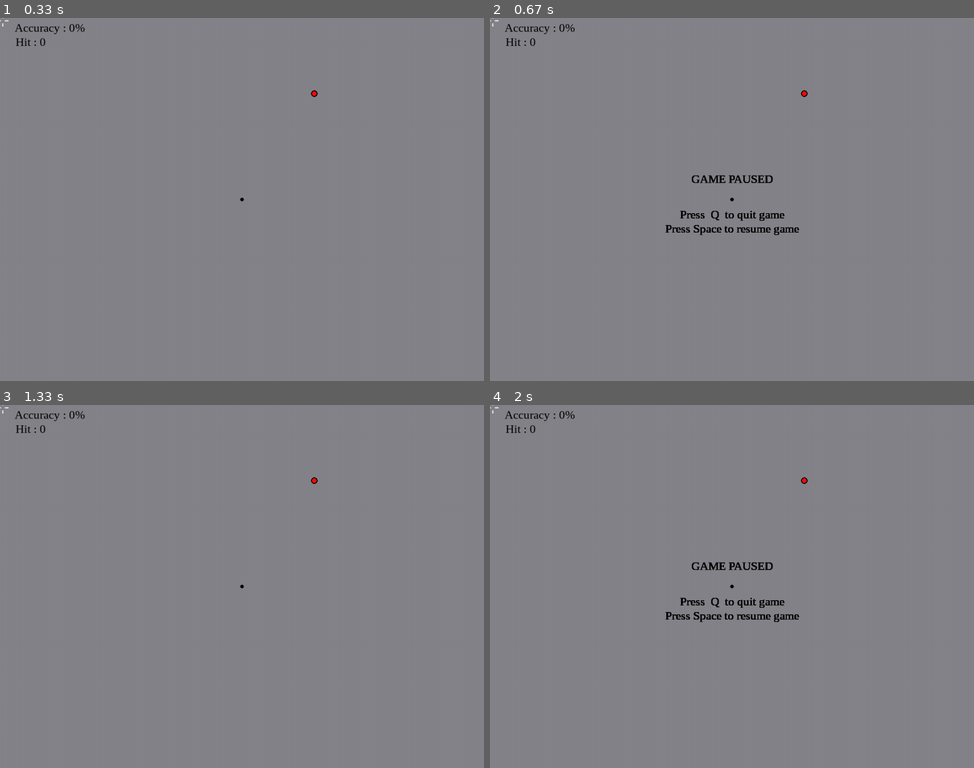
Above: before the commit, frames 1-4 (two rows, left to right).
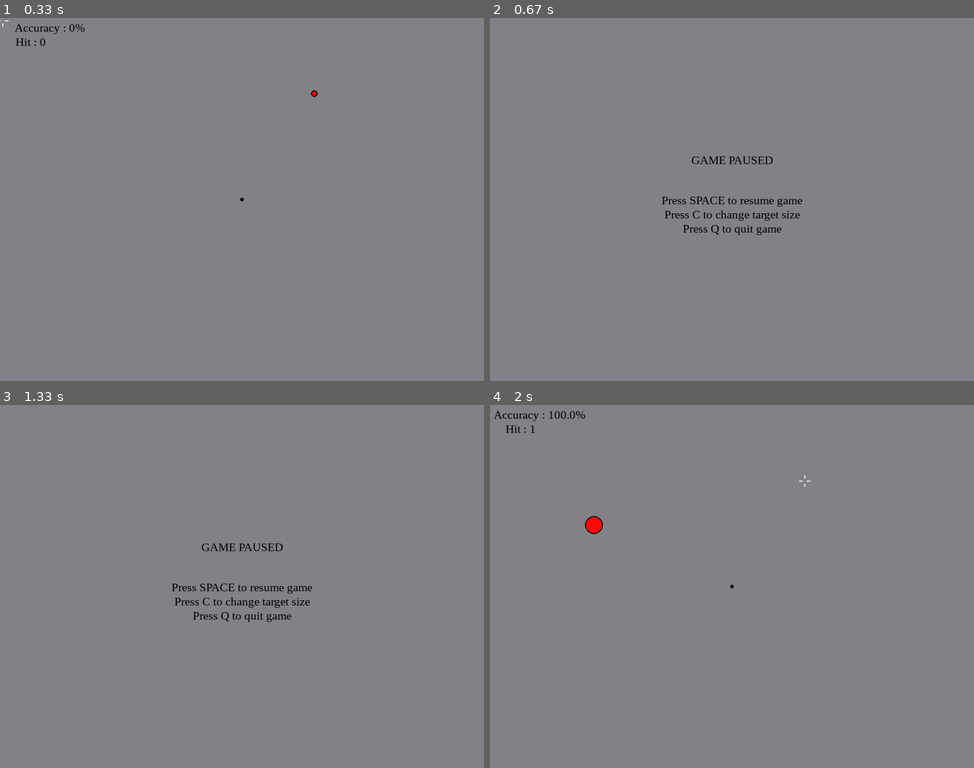
Above: after the commit, the same moments.

Repository: keiton-lab/aim_trainer_pygame
Game: pygame game, started from aim_trainer.py
Same seed, same stepped clock (60 frames per second), same inputs: the game is played once before the commit and once after it.
Inputs (mouse positions are in pixels of both pictures, inside the frame that each line leads up to):
- Up to frame 1 (0.33 s): no input
- Up to frame 2 (0.67 s): tap Space at 0.33 s
- Up to frame 3 (1.33 s): hold C 0.67-1.13 s; tap Space at 0.73, 1.03, 1.23 s; hold R from 1.17 s (still down)
- Up to frame 4 (2 s): tap Space at 1.53 s; release R at 1.63 s; click (804, 481) at 1.72 s

Frame 1 is identical in both runs. In frame 2, 1.4% of the frame differs, in the area x 0-66%, y 0-60%; in frame 3, 1.0%; in frame 4, 1.1%.

Commit message:
add change crosshair_size function

Diff:
--- a/aim_trainer.py
+++ b/aim_trainer.py
@@ -14,22 +14,35 @@
 # hide window cursor when in game
 pygame.mouse.set_visible(False)
 # score board text font
-font = pygame.font.SysFont('Times', 25)
+font = pygame.font.SysFont("times", 25)
 
 
 class TARGET:
     def __init__(self):
-        self.re_generate_target()
+        self.re_generate_position()
+        self.crosshair_size = 1
+
+    def make_reference_center(self):
+        # center of the window as reference point
+        pygame.draw.circle(screen, (0, 0, 0), (width / 2, height / 2), 4)
 
     def make_target(self):
-        # center of the window as reference point
-        pygame.draw.circle(screen, (0, 0, 0), (width/2, height/2), 4)
-        # outline of the red dot
-        pygame.draw.circle(screen, (0, 0, 0), (self.x, self.y), 7, 2)
-        # center of the red dot
-        pygame.draw.circle(screen, (255, 10, 10), (self.x, self.y), 5)
-
-    def re_generate_target(self):
+        if self.crosshair_size == 1:
+            # outline of the red dot
+            pygame.draw.circle(screen, (0, 0, 0), (self.x, self.y), 7, 2)
+            # center of the red dot
+            pygame.draw.circle(screen, (255, 10, 10), (self.x, self.y), 5)
+        elif self.crosshair_size == 2:
+            pygame.draw.circle(screen, (0, 0, 0), (self.x, self.y), 13, 2)
+            pygame.draw.circle(screen, (255, 10, 10), (self.x, self.y), 11)
+        elif self.crosshair_size == 3:
+            pygame.draw.circle(screen, (0, 0, 0), (self.x, self.y), 19, 2)
+            pygame.draw.circle(screen, (255, 10, 10), (self.x, self.y), 17)
+        else:
+            pygame.draw.circle(screen, (0, 0, 0), (self.x, self.y), 7, 2)
+            pygame.draw.circle(screen, (255, 10, 10), (self.x, self.y), 5)
+
+    def re_generate_position(self):
         # random pick the location when hitting the target or after certain time frame
         self.x = random.randint(30, width - 50)
         self.y = random.randint(55, height - 10)
@@ -69,7 +82,7 @@
         x_t, y_t = target.pos
         # setting the hit-box, which is around 6 pixels within the target
         if x_t - 3 <= x <= x_t + 3 and y_t - 3 <= y <= y_t + 3:
-            target.re_generate_target()
+            target.re_generate_position()
             self.hit += 1
 
     def score_board(self):
@@ -94,6 +107,7 @@
         # adding a paused function into the game
         paused = True
         while paused:
+            screen.fill((133, 132, 138))
             # capturing all the event during paused
             for event in pygame.event.get():
                 if event.type == pygame.QUIT:
@@ -102,22 +116,76 @@
                 if event.type == pygame.KEYDOWN:
                     if event.key == pygame.K_SPACE:
                         paused = False
-                    elif event.key == pygame.K_q:
+                    if event.key == pygame.K_q:
                         pygame.quit()
                         exit()
+                    if event.key == pygame.K_c:
+                        paused = False
+                        self.crosshair_change_menu()
+
             # during paused, display information on the screen to guide player
-
             text_1 = "GAME PAUSED"
-            text_2 = "Press  Q  to quit game"
-            text_3 = "Press Space to resume game"
+            text_2 = "Press SPACE to resume game"
+            text_3 = "Press C to change target size"
+            text_4 = "Press Q to quit game"
 
             text_surf_1 = font.render(text_1, True, (0, 0, 0))
             text_surf_2 = font.render(text_2, True, (0, 0, 0))
             text_surf_3 = font.render(text_3, True, (0, 0, 0))
-
-            text_rect_1 = text_surf_1.get_rect(center=(512, 340))
-            text_rect_2 = text_surf_2.get_rect(center=(512, 415))
-            text_rect_3 = text_surf_3.get_rect(center=(512, 445))
+            text_surf_4 = font.render(text_4, True, (0, 0, 0))
+
+            text_rect_1 = text_surf_1.get_rect(center=(512, 300))
+            text_rect_2 = text_surf_2.get_rect(center=(512, 385))
+            text_rect_3 = text_surf_3.get_rect(center=(512, 415))
+            text_rect_4 = text_surf_4.get_rect(center=(512, 445))
+
+            screen.blit(text_surf_1, text_rect_1)
+            screen.blit(text_surf_2, text_rect_2)
+            screen.blit(text_surf_3, text_rect_3)
+            screen.blit(text_surf_4, text_rect_4)
+
+            pygame.display.update()
+            clock.tick(30)
+
+    def crosshair_change_menu(self):
+        paused = True
+        while paused:
+            screen.fill((255, 255, 255))
+            # capturing all the event during paused
+            for event in pygame.event.get():
+                if event.type == pygame.QUIT:
+                    pygame.quit()
+                    exit()
+                if event.type == pygame.KEYDOWN:
+                    if event.key == pygame.K_w:
+                        target.crosshair_size = 1
+                        paused = False
+                    if event.key == pygame.K_e:
+                        target.crosshair_size = 2
+                        paused = False
+                    if event.key == pygame.K_r:
+                        target.crosshair_size = 3
+                        paused = False
+
+            text_1 = "Press W for small size target"
+            pygame.draw.circle(screen, (255, 10, 10), (695, 300), 5)
+            pygame.draw.circle(screen, (0, 0, 0), (695, 300), 7, 2)
+
+            text_2 = "Press E for medium size target"
+            pygame.draw.circle(screen, (255, 10, 10), (695, 355), 11)
+            pygame.draw.circle(screen, (0, 0, 0), (695, 355), 13, 2)
+
+            text_3 = "Press R for large size target"
+            pygame.draw.circle(screen, (255, 10, 10), (695, 405), 17)
+            pygame.draw.circle(screen, (0, 0, 0), (695, 405), 19, 2)
+
+            text_surf_1 = font.render(text_1, True, (0, 0, 0))
+            text_surf_2 = font.render(text_2, True, (0, 0, 0))
+            text_surf_3 = font.render(text_3, True, (0, 0, 0))
+
+            text_rect_1 = text_surf_1.get_rect(center=(512, 300))
+            text_rect_2 = text_surf_2.get_rect(center=(512, 355))
+            text_rect_3 = text_surf_3.get_rect(center=(512, 405))
 
             screen.blit(text_surf_1, text_rect_1)
             screen.blit(text_surf_2, text_rect_2)
@@ -150,7 +218,7 @@
             crosshair.firing()
             main.check_hit()
         if event.type == re_position_target:
-            target.re_generate_target()
+            target.re_generate_position()
         if event.type == pygame.KEYDOWN:
             if event.key == pygame.K_SPACE:
                 main.paused()
@@ -158,6 +226,7 @@
     # setting the background of the training ground
     screen.fill((133, 132, 138))
 
+    target.make_reference_center()
     target.make_target()
     crosshair_group.draw(screen)
     crosshair_group.update()
